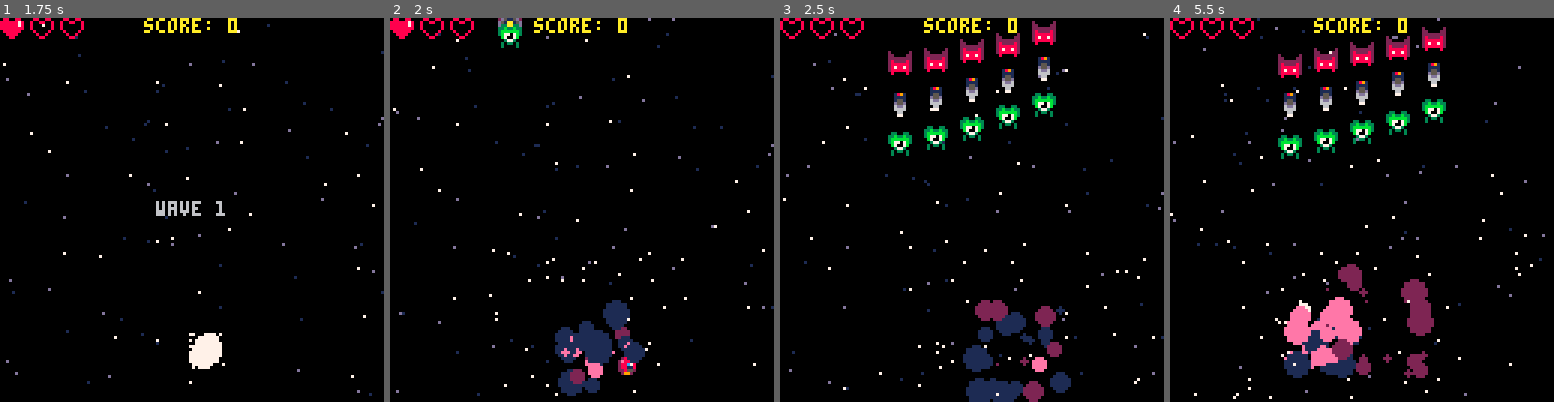
Above: before the commit, frames 1-4 (left to right).
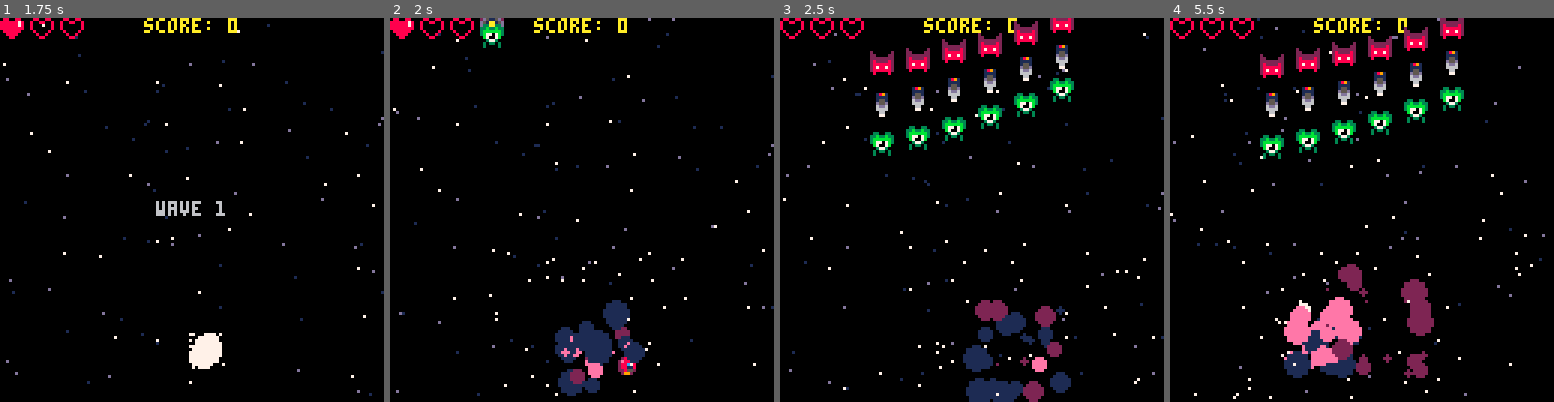
Above: after the commit, the same moments.

Repository: nascimento-cesar/pico-kombat-2
Game: PICO-8 cartridge shmup/shmup.p8
Same seed, same stepped clock (60 frames per second), same inputs: the game is played once before the commit and once after it.
Inputs:
- Up to frame 1 (1.75 s): tap X (X key) at 0.33, 1.07 s; tap O (Z key) at 0.7, 1.7 s; hold Right from 1.6 s (still down)
- Up to frame 2 (2 s): keep holding Right; tap X (X key) at 1.85 s
- Up to frame 3 (2.5 s): release Right at 2.1 s; tap O (Z key) at 2.1 s; hold Up 2.15-2.42 s; hold Right from 2.47 s (still down)
- Up to frame 4 (5.5 s): tap O (Z key) every 0.4 s from 2.5 to 5.3 s; tap X (X key) at 2.97, 4.08, 5.2 s; release Right at 3.03 s; hold Left 3.08-3.58 s; hold Down 3.63-3.97 s; hold Right 4.02-4.68 s; hold Up 4.73-5.03 s; hold Left from 5.08 s (still down)

Frame 1 is identical in both runs. In frame 2, 0.7% of the frame differs, in the area x 23-35%, y 0-8%; in frame 3, 6.6%; in frame 4, 6.6%, in the area x 23-77%, y 0-37%.

Commit message:
feat(shmup): create wave  sound

Diff:
--- a/shmup/init.lua
+++ b/shmup/init.lua
@@ -29,6 +29,7 @@
   wave_time = 0
   max_waves = 4
   default_wave_time = 45
+  wave_sound_played = false
   default_show_screen_delay = 30
   show_screen_delay = default_show_screen_delay
   start_button_released = false
@@ -84,7 +85,8 @@
     fire = 0,
     hit = 1,
     hit_kill = 2,
-    damage = 3
+    damage = 3,
+    wave_start = 4
   }
 end
 
@@ -142,24 +144,23 @@
 function set_waves()
   waves = {
     w1 = {
-      { enemy_types.flaming_guy, enemy_types.flaming_guy, enemy_types.flaming_guy, enemy_types.flaming_guy, enemy_types.flaming_guy },
-      { enemy_types.spinning_ship, enemy_types.spinning_ship, enemy_types.spinning_ship, enemy_types.spinning_ship, enemy_types.spinning_ship },
-      { enemy_types.green_alien, enemy_types.green_alien, enemy_types.green_alien, enemy_types.green_alien, enemy_types.green_alien }
+      { enemy_types.flaming_guy, enemy_types.flaming_guy, enemy_types.flaming_guy, enemy_types.flaming_guy, enemy_types.flaming_guy, enemy_types.flaming_guy },
+      { enemy_types.spinning_ship, enemy_types.spinning_ship, enemy_types.spinning_ship, enemy_types.spinning_ship, enemy_types.spinning_ship, enemy_types.spinning_ship },
+      { enemy_types.green_alien, enemy_types.green_alien, enemy_types.green_alien, enemy_types.green_alien, enemy_types.green_alien, enemy_types.green_alien }
     },
     w2 = {
-      { enemy_types.flaming_guy, enemy_types.flaming_guy, enemy_types.flaming_guy, enemy_types.flaming_guy, enemy_types.flaming_guy },
-      { enemy_types.spinning_ship, enemy_types.spinning_ship, enemy_types.spinning_ship, enemy_types.spinning_ship, enemy_types.spinning_ship },
-      { enemy_types.green_alien, enemy_types.green_alien, enemy_types.green_alien, enemy_types.green_alien, enemy_types.green_alien }
+      { enemy_types.green_alien, enemy_types.flaming_guy, enemy_types.flaming_guy, enemy_types.spinning_ship, enemy_types.spinning_ship, enemy_types.flaming_guy, enemy_types.flaming_guy, enemy_types.green_alien },
+      { enemy_types.green_alien, enemy_types.flaming_guy, enemy_types.flaming_guy, enemy_types.spinning_ship, enemy_types.spinning_ship, enemy_types.flaming_guy, enemy_types.flaming_guy, enemy_types.green_alien },
+      { enemy_types.green_alien, enemy_types.flaming_guy, enemy_types.flaming_guy, enemy_types.flaming_guy, enemy_types.flaming_guy, enemy_types.flaming_guy, enemy_types.flaming_guy, enemy_types.green_alien },
+      { enemy_types.green_alien, enemy_types.green_alien, enemy_types.green_alien, enemy_types.green_alien, enemy_types.green_alien, enemy_types.green_alien, enemy_types.green_alien, enemy_types.green_alien }
     },
     w3 = {
-      { enemy_types.flaming_guy, enemy_types.flaming_guy, enemy_types.flaming_guy, enemy_types.flaming_guy, enemy_types.flaming_guy },
-      { enemy_types.spinning_ship, enemy_types.spinning_ship, enemy_types.spinning_ship, enemy_types.spinning_ship, enemy_types.spinning_ship },
-      { enemy_types.green_alien, enemy_types.green_alien, enemy_types.green_alien, enemy_types.green_alien, enemy_types.green_alien }
+      { enemy_types.flaming_guy, enemy_types.flaming_guy, enemy_types.flaming_guy, enemy_types.flaming_guy, enemy_types.flaming_guy, enemy_types.flaming_guy },
+      { enemy_types.spinning_ship, enemy_types.spinning_ship, enemy_types.spinning_ship, enemy_types.spinning_ship, enemy_types.spinning_ship, enemy_types.spinning_ship },
+      { enemy_types.green_alien, enemy_types.green_alien, enemy_types.green_alien, enemy_types.green_alien, enemy_types.green_alien, enemy_types.green_alien }
     },
     b1 = {
-      { enemy_types.flaming_guy, enemy_types.flaming_guy, enemy_types.flaming_guy, enemy_types.flaming_guy, enemy_types.flaming_guy },
-      { enemy_types.spinning_ship, enemy_types.spinning_ship, enemy_types.spinning_ship, enemy_types.spinning_ship, enemy_types.spinning_ship },
-      { enemy_types.green_alien, enemy_types.green_alien, enemy_types.green_alien, enemy_types.green_alien, enemy_types.green_alien }
+      { enemy_types.boss }
     }
   }
 end
--- a/shmup/update.lua
+++ b/shmup/update.lua
@@ -149,6 +149,7 @@
   if current_wave <= max_waves then
     current_mode = modes.wave
     wave_time = 0
+    wave_sound_played = false
 
     if current_wave == 1 then
       spawn_enemies(waves.w1)
@@ -228,6 +229,11 @@
 
 function handle_enemies()
   if wave_time > default_wave_time then
+    if wave_sound_played == false then
+      sfx(sounds.wave_start)
+      wave_sound_played = true
+    end
+
     for enemy in all(enemies) do
       if enemy.spawn_delay <= 0 then
         if enemy.y < enemy.final_y then
Not shown, changed: the sound effects (__sfx__) section of shmup/shmup.p8
